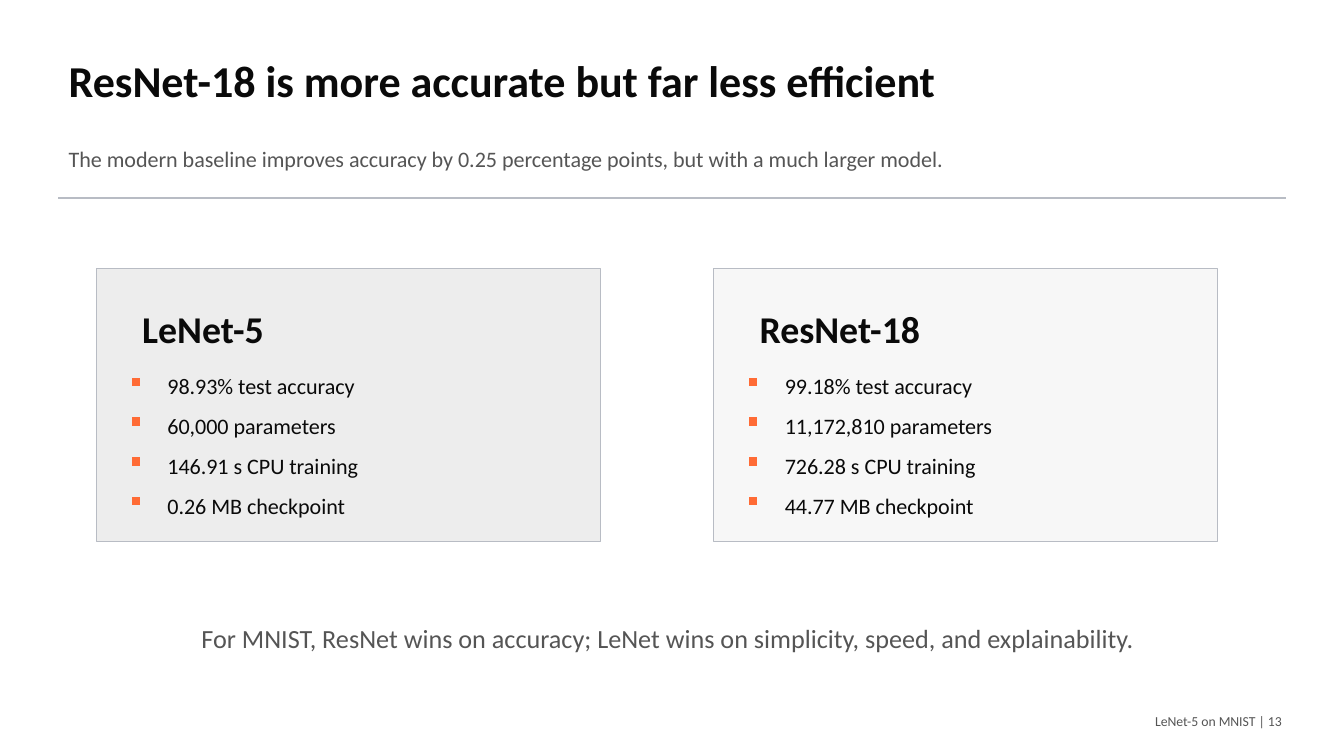
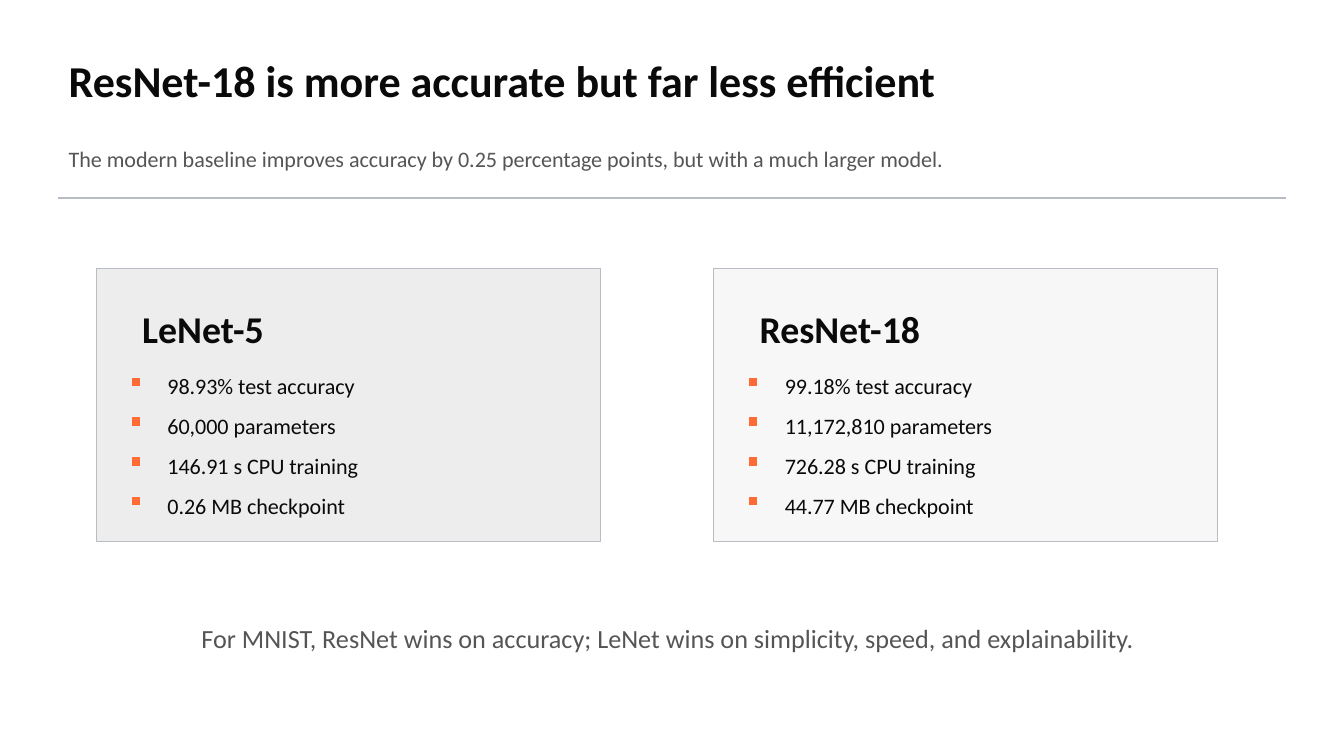
Before and after one commit to macbehnke/NN_funds_project, a slide deck: slide 10 of slides/LeNet5_MNIST_Final_Presentation.pptx (slide 13 before the commit). Drawn at 1344x756 pixels with LibreOffice and Linux fonts; fonts in the diff are those of the drawing. Boxes give left, top, right and bottom in pixels: in the first picture for what was removed or moved away, otherwise in the second. Text is boxed around its words. In the diff, an @@ line names an element or a change of style, - is before the commit and + after.

```diff
--- a/slides/LeNet5_MNIST_Final_Presentation.pptx
+++ b/slides/LeNet5_MNIST_Final_Presentation.pptx
@@ text removed at [1155,717,1282,726] @@
-LeNet-5 on MNIST | 13
```
Also in this commit, not shown: 10 other slides changed, 3 slides removed, 2 other files.
